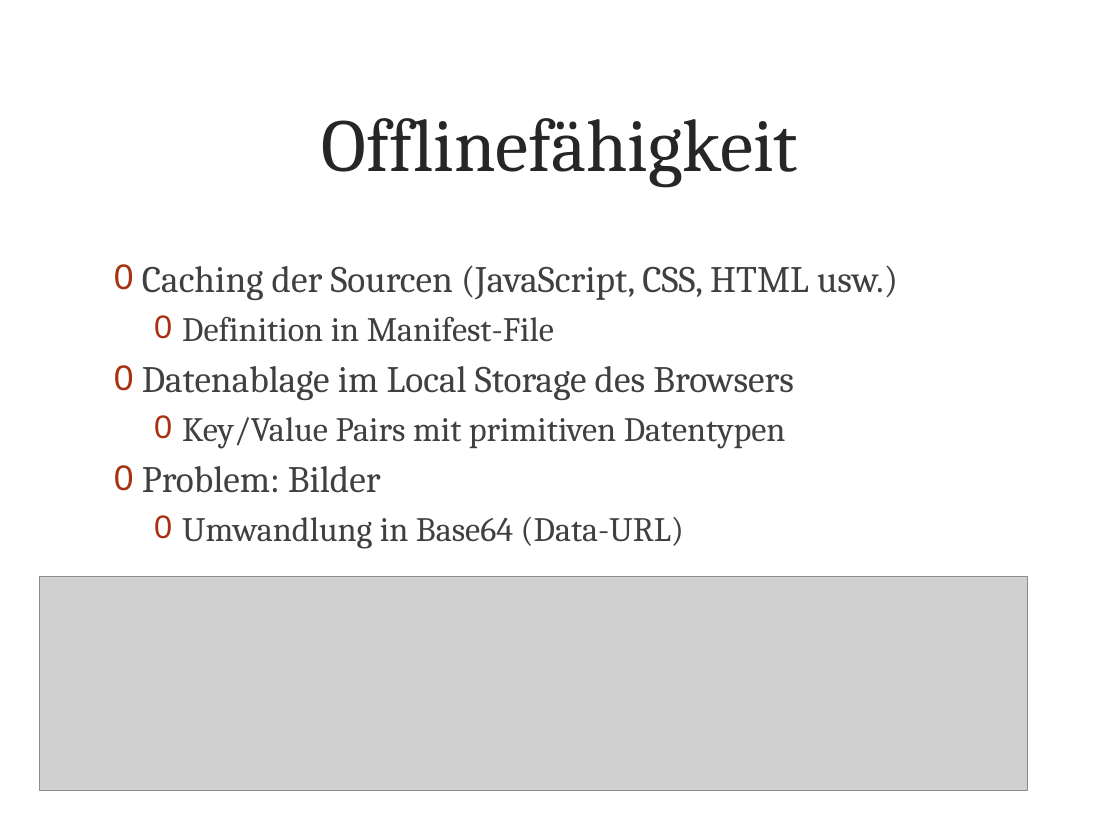
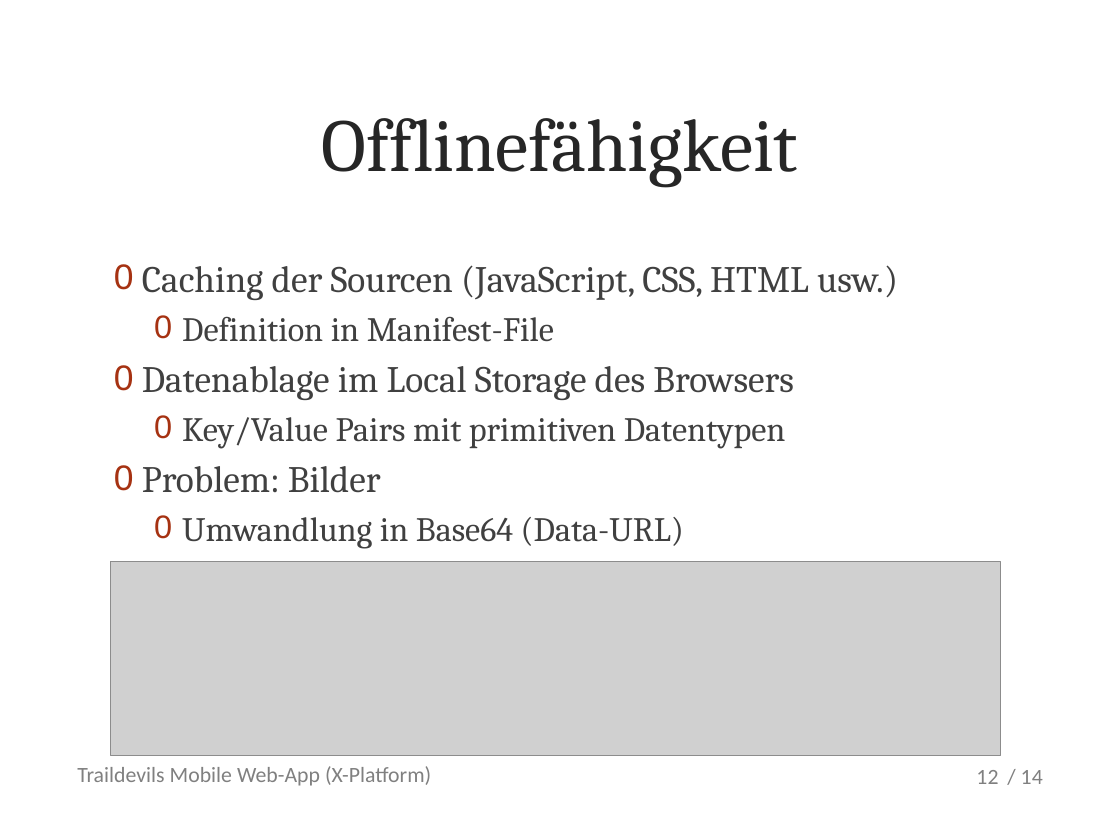
Before and after one commit to metaodi/TrailDevilsXPl-2, a slide deck: slide 12 of _DOCUMENTATION/Presentation/Praesentation-Traildevils-XPl2.pptx. Drawn at 1120x840 pixels with LibreOffice and Linux fonts; fonts in the diff are those of the drawing; grey boxes stand for pictures; background and template pictures are left out. Boxes give left, top, right and bottom in pixels: in the first picture for what was removed or moved away, otherwise in the second. Text is boxed around its words. In the diff, an @@ line names an element or a change of style, - is before the commit and + after.

```diff
--- a/_DOCUMENTATION/Presentation/Praesentation-Traildevils-XPl2.pptx
+++ b/_DOCUMENTATION/Presentation/Praesentation-Traildevils-XPl2.pptx
@@ picture: place and size @@
-picture at (39, 576, 1027, 790)
+picture at (110, 562, 1000, 756)
@@ text added at (77, 766, 431, 786), 14 pt, text #808080 @@
+Traildevils Mobile Web-App (X-Platform)
@@ page number added at (976, 770, 998, 784), 14 pt, text #808080 @@
+12
@@ text added at (1021, 770, 1043, 784), 14 pt, text #808080 @@
+/ 14
```
Also in this commit, not shown: 16 other slides changed, 2 slides added, 1 slide removed.
